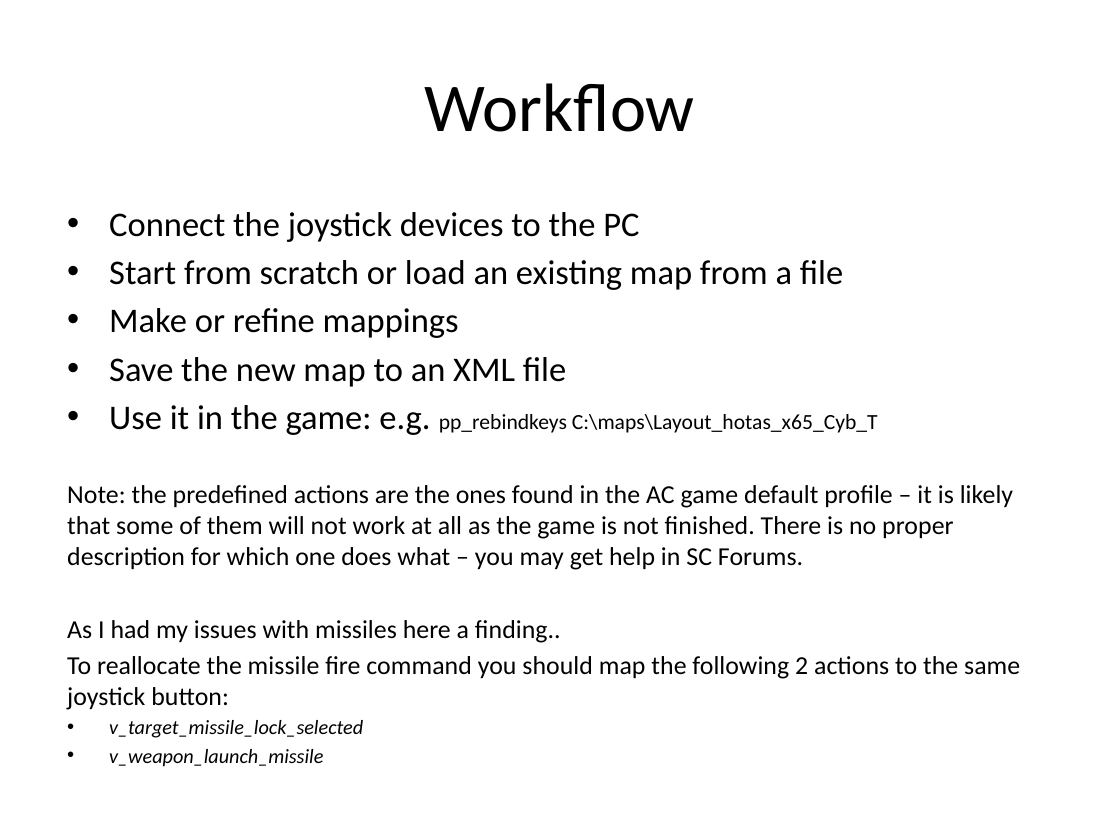
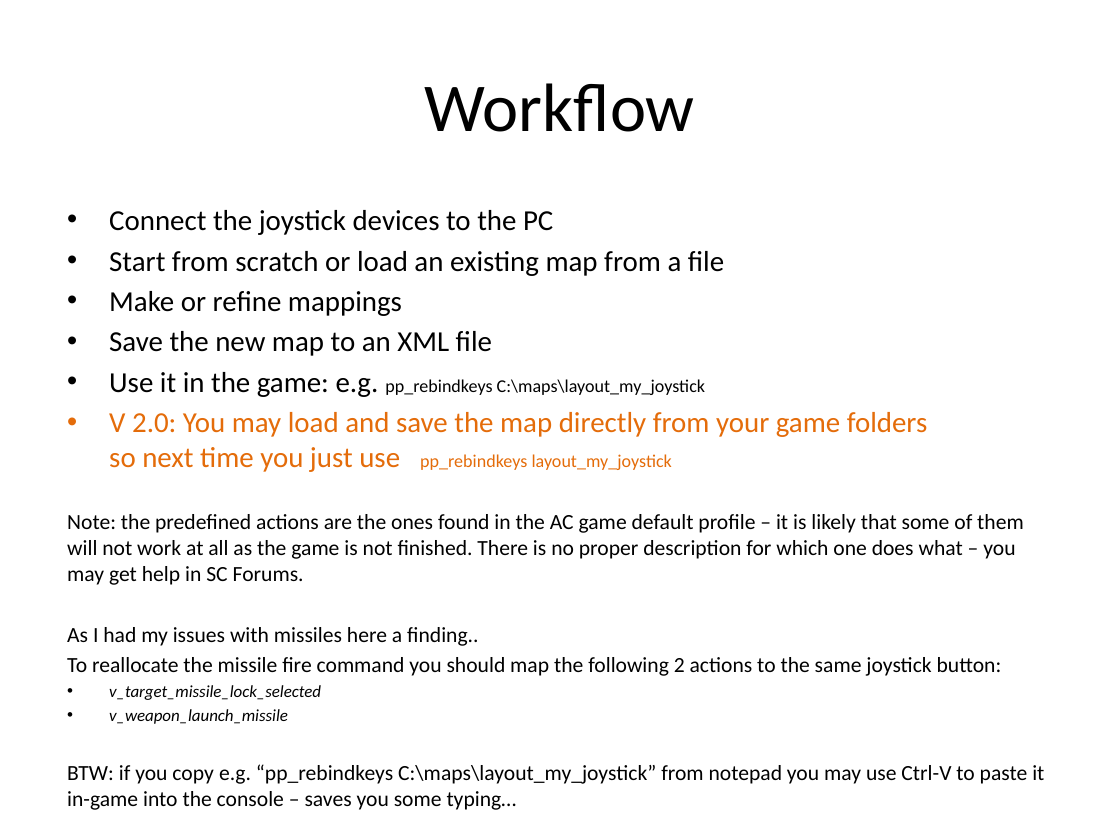
Before and after one commit to SCToolsfactory/SCJMapper-V2, a slide deck: slide 3 of doc/SCJMapper_QGuide.pptx. Drawn at 1120x840 pixels with LibreOffice and Linux fonts; fonts in the diff are those of the drawing. Boxes give left, top, right and bottom in pixels: in the first picture for what was removed or moved away, otherwise in the second. Text is boxed around its words. In the diff, an @@ line names an element or a change of style, - is before the commit and + after.

```diff
--- a/doc/SCJMapper_QGuide.pptx
+++ b/doc/SCJMapper_QGuide.pptx
@@ text at (67, 210, 1024, 724): size 22.2 to 18.6 pt in "Connect the joystick devices to the PC", "Start from scratch or load an existing ...", "Make or refine mappings", "Save the new map to an XML ..."; size 16.6 to 13.9 pt in "Note: the predefined actions are the ones ...", "As I had my issues with missiles ...", "To reallocate the missile fire command you ..."; size 12.9 to 10.8 pt in "v_target_missile_lock_selected", "v_weapon_launch_missile" @@
@@ text at (109, 372, 928, 472): text changed; size 13.9 to 18.6 pt; text colour #000000 to #E46C0A @@
-• Use it in the game: e.g. pp_rebindkeys C:\maps\Layout_hotas_x65_Cyb_T
+• Use it in the game: e.g. pp_rebindkeys C:\maps\layout_my_joystick
+• V 2.0: You may load and save the map directly from your game folders
+  so next time you just use pp_rebindkeys layout_my_joystick
@@ text at (67, 764, 1044, 810): paragraph added @@
+BTW: if you copy e.g. “pp_rebindkeys C:\maps\layout_my_joystick” from notepad you may use Ctrl-V to paste it in-game into the console – saves you some typing…
```
Also in this commit, not shown: 8 other slides changed, 5 slides added, 1 slide removed, 1 other file.
